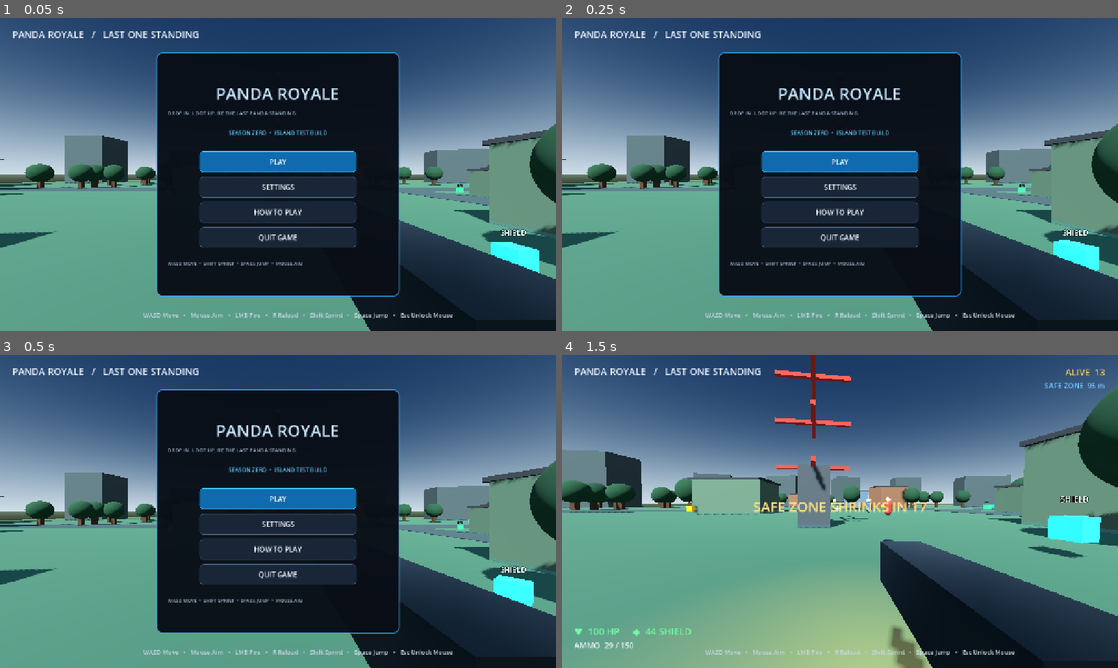
Above: before the commit, frames 1-4 (two rows, left to right).
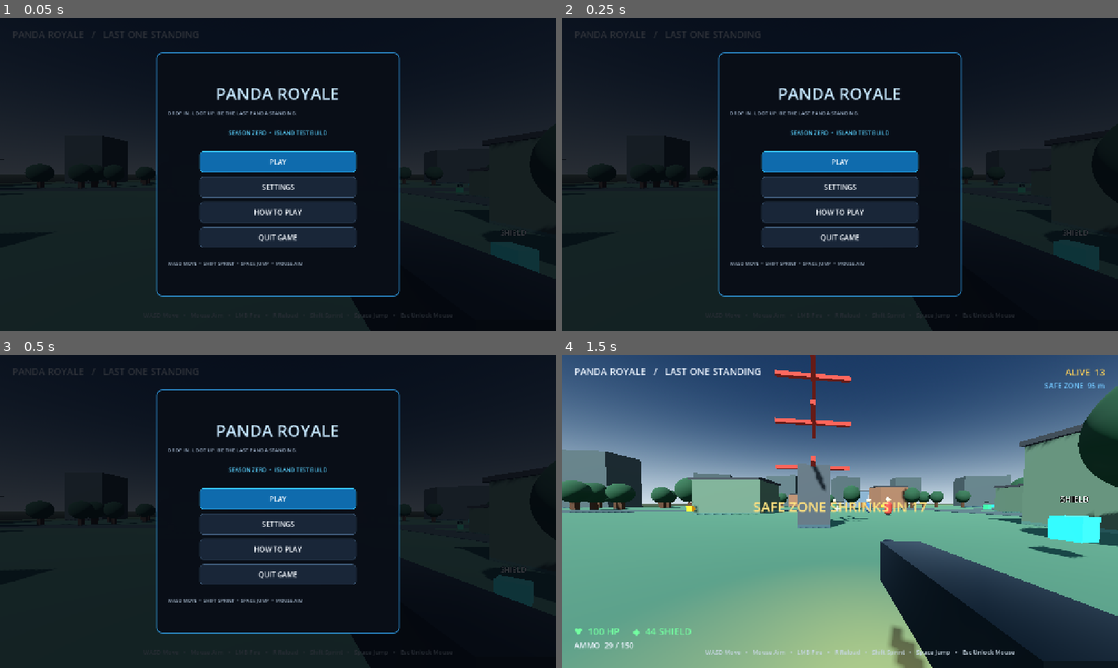
Above: after the commit, the same moments.

Repository: PandaManDev/Panda-Royale
Game: Godot game, scene res://Main.tscn
Same seed, same stepped clock (60 frames per second), same inputs: the game is played once before the commit and once after it.
Inputs (mouse positions are in pixels of both pictures, inside the frame that each line leads up to):
- Up to frame 1 (0.05 s): no input
- Up to frame 2 (0.25 s): no input
- Up to frame 3 (0.5 s): no input
- Up to frame 4 (1.5 s): click "PLAY" at 0.5 s; tap Enter at 1.25 s; move the mouse to (867, 511) at 1.27 s; hold W from 1.28 s (still down); tap R at 1.35 s; click (867, 511) at 1.42 s

The runs differ from the first frame. In frame 1, 62% of the frame differs, in the area x 0-100%, y 0-100%; in frame 2, 62%; in frame 3, 62%; in frame 4, nothing differs.

Commit message:
Polish menu backdrop and add Fortnite-style building walls

Diff:
--- a/scripts/game.gd
+++ b/scripts/game.gd
@@ -272,10 +272,24 @@
     restart.pressed.connect(func(): get_tree().reload_current_scene())
     hud.add_child(restart)
 
+func place_build_wall(builder):
+    if not game_started or paused or match_over or not is_instance_valid(builder):
+        return false
+    if builder.wood < 10:
+        return false
+    builder.wood -= 10
+    var forward = -builder.global_transform.basis.z
+    var wall_position = builder.global_position + forward * 3.6
+    wall_position.y = 1.5
+    _make_box("Player Built Wall", wall_position, Vector3(4.0, 3.0, 0.35), Color(0.48, 0.31, 0.16), true, builder.rotation.y)
+    return true
+
 func damage_bot(bot, amount):
     if is_instance_valid(bot):
         bot.health -= amount
         if bot.health <= 0:
+            if is_instance_valid(player):
+                player.wood = min(200, player.wood + 20)
             bot.queue_free()
             # drop a little ammo/health pickup
             var pickup = Area3D.new()
@@ -292,6 +306,13 @@
     menu_layer.mouse_filter = Control.MOUSE_FILTER_STOP
     menu_layer.process_mode = Node.PROCESS_MODE_ALWAYS
     hud.add_child(menu_layer)
+
+    var backdrop = ColorRect.new()
+    backdrop.name = "MenuBackdrop"
+    backdrop.color = Color(0.015, 0.025, 0.05, 0.82)
+    backdrop.set_anchors_and_offsets_preset(Control.PRESET_FULL_RECT)
+    backdrop.mouse_filter = Control.MOUSE_FILTER_STOP
+    menu_layer.add_child(backdrop)
 
     main_menu = _create_menu_panel("MainMenu", Vector2(560, 560))
     menu_layer.add_child(main_menu)
